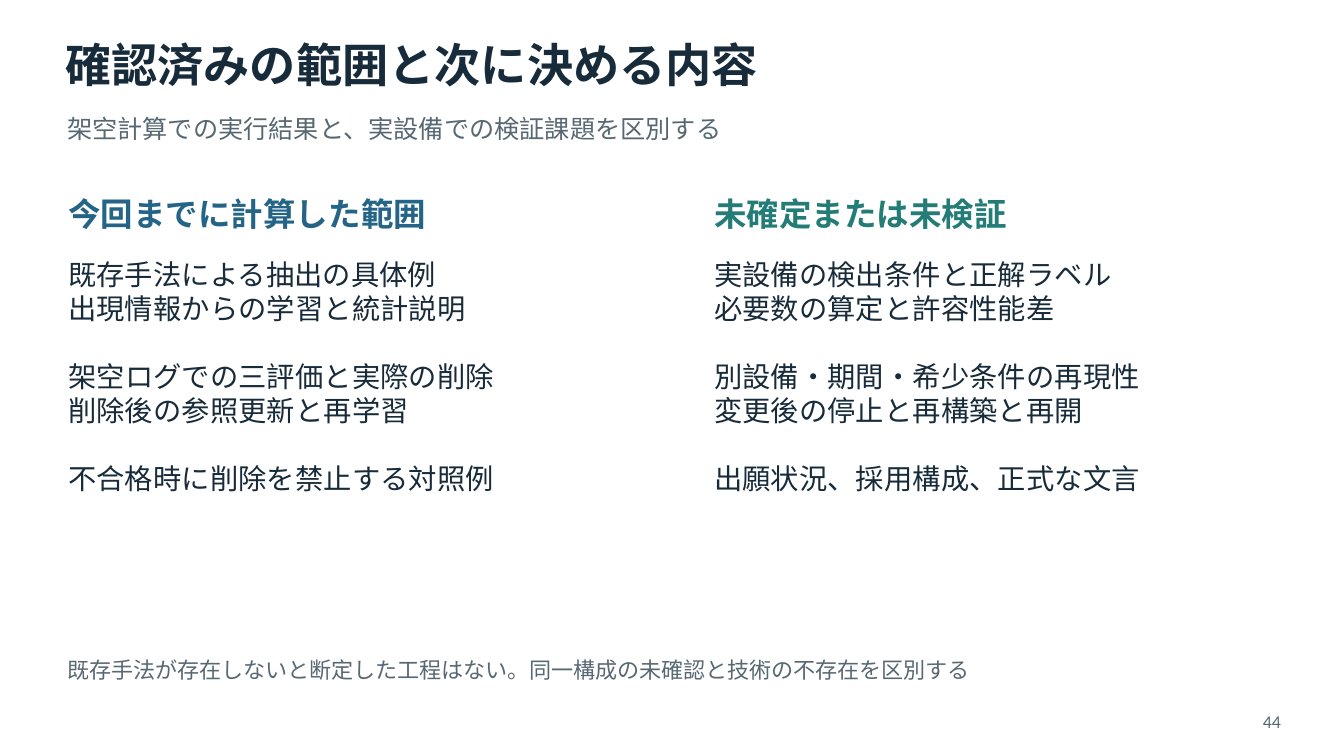
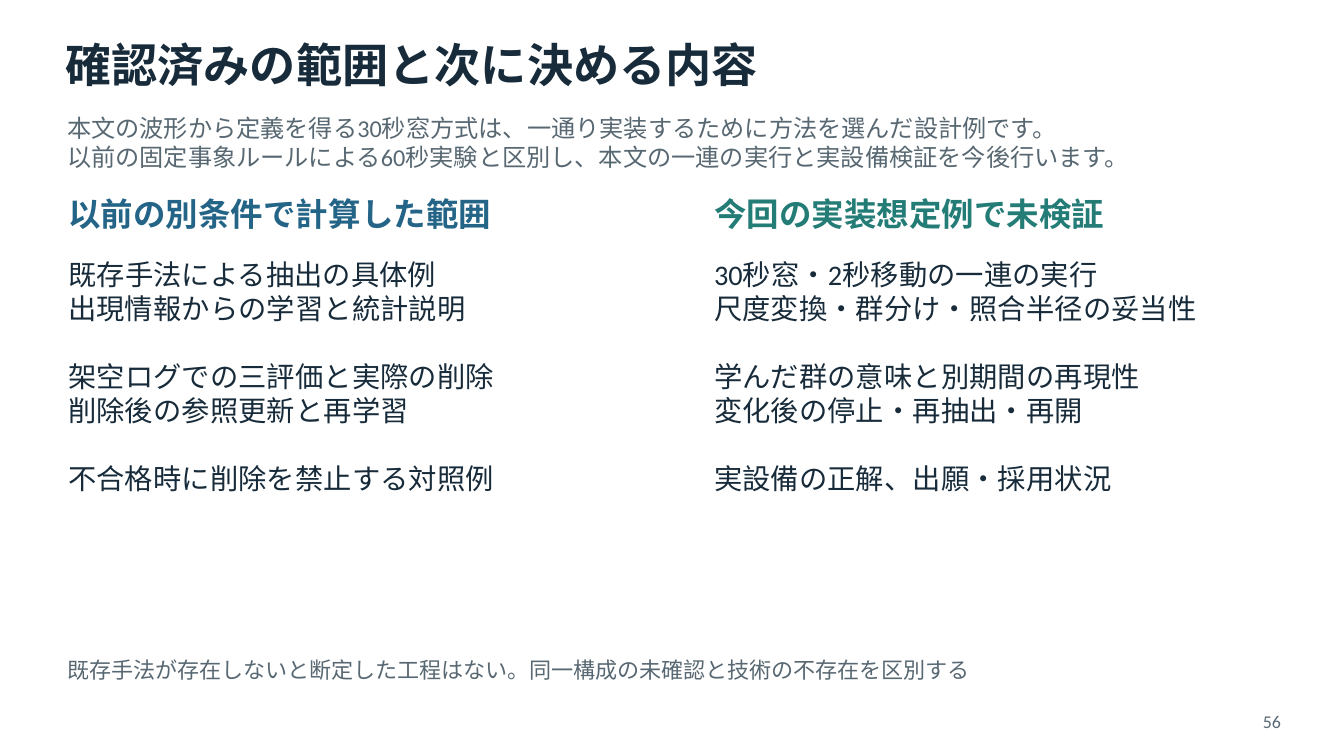
Before and after one commit to tachyonstone/test, a slide deck: slide 56 of 発明アイデア説明資料.pptx (slide 44 before the commit). Drawn at 1344x756 pixels with LibreOffice and Linux fonts; fonts in the diff are those of the drawing. Boxes give left, top, right and bottom in pixels: in the first picture for what was removed or moved away, otherwise in the second. Text is boxed around its words. In the diff, an @@ line names an element or a change of style, - is before the commit and + after.

```diff
--- a/発明アイデア説明資料.pptx
+++ b/発明アイデア説明資料.pptx
@@ text at <box>67,116,1129,168</box>: text changed; size 18 to 17.2 pt @@
-架空計算での実行結果と、実設備での検証課題を区別する
+本文の波形から定義を得る30秒窓方式は、一通り実装するために方法を選んだ設計例です。
+以前の固定事象ルールによる60秒実験と区別し、本文の一連の実行と実設備検証を今後行います。
@@ text at <box>68,198,491,229</box>: text changed @@
-今回までに計算した範囲
+以前の別条件で計算した範囲
@@ text at <box>714,198,1104,229</box>: text changed @@
-未確定または未検証
+今回の実装想定例で未検証
@@ text at <box>714,262,1197,492</box>: text changed @@
-実設備の検出条件と正解ラベル
-必要数の算定と許容性能差
-別設備・期間・希少条件の再現性
-変更後の停止と再構築と再開
-出願状況、採用構成、正式な文言
+30秒窓・2秒移動の一連の実行
+尺度変換・群分け・照合半径の妥当性
+学んだ群の意味と別期間の再現性
+変化後の停止・再抽出・再開
+実設備の正解、出願・採用状況
@@ text at <box>1263,716,1281,728</box>: text changed @@
-44
+56
```
Also in this commit, not shown: 41 other slides changed, 16 slides added, 3 slides removed.
